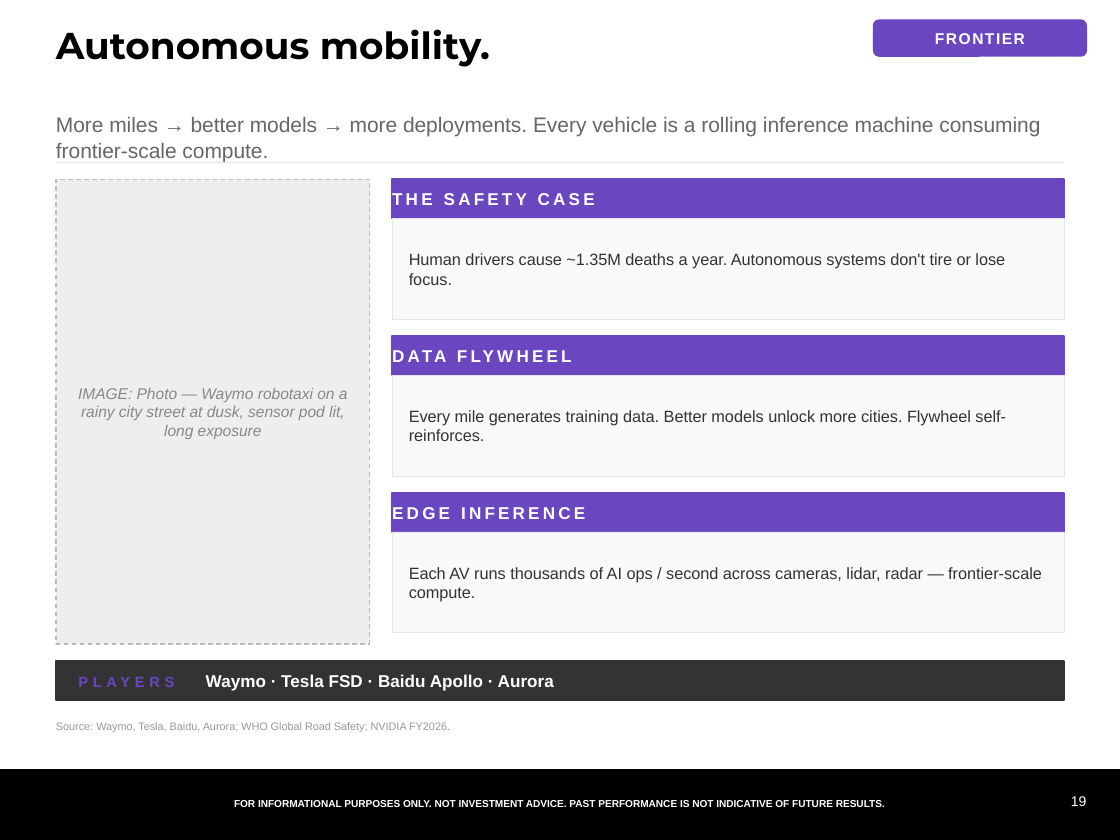
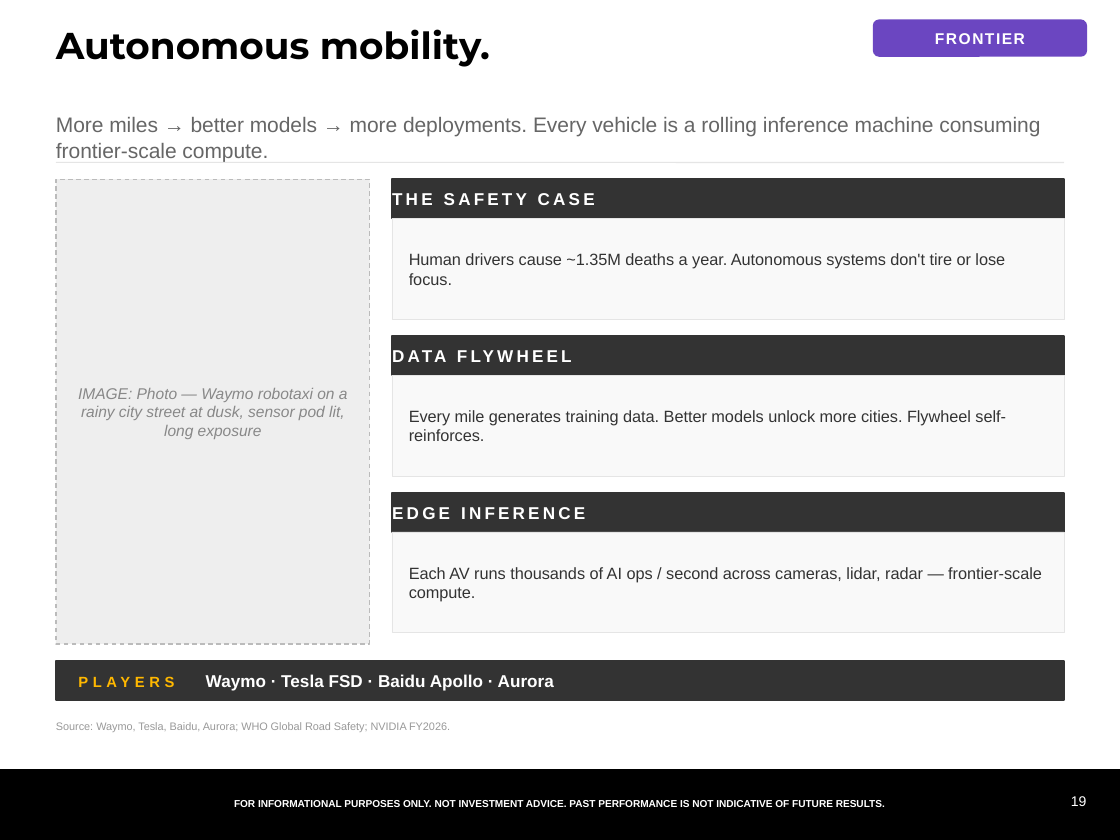
Before and after one commit to samuelcmcclellan-cell/ai-markets-deck, a slide deck: slide 19 of ai-markets-deck.pptx. Drawn at 1120x840 pixels with LibreOffice and Linux fonts; fonts in the diff are those of the drawing. Boxes give left, top, right and bottom in pixels: in the first picture for what was removed or moved away, otherwise in the second. Text is boxed around its words. In the diff, an @@ line names an element or a change of style, - is before the commit and + after.

```diff
--- a/ai-markets-deck.pptx
+++ b/ai-markets-deck.pptx
@@ fill #6B46C1 to #333333; outline #6B46C1 1 pt to #333333 1 pt in 3 elements at (392,179,1064,218), (392,336,1064,375), (392,493,1064,532) @@
@@ text "PLAYERS Waymo · Tesla FSD ..." at (206,674,554,691): text colour #6B46C1 to #FFB800 in "PLAYERS" @@
```
Also in this commit, not shown: 4 other slides changed, 2 slides added, 2 slides removed, 8 other files.
